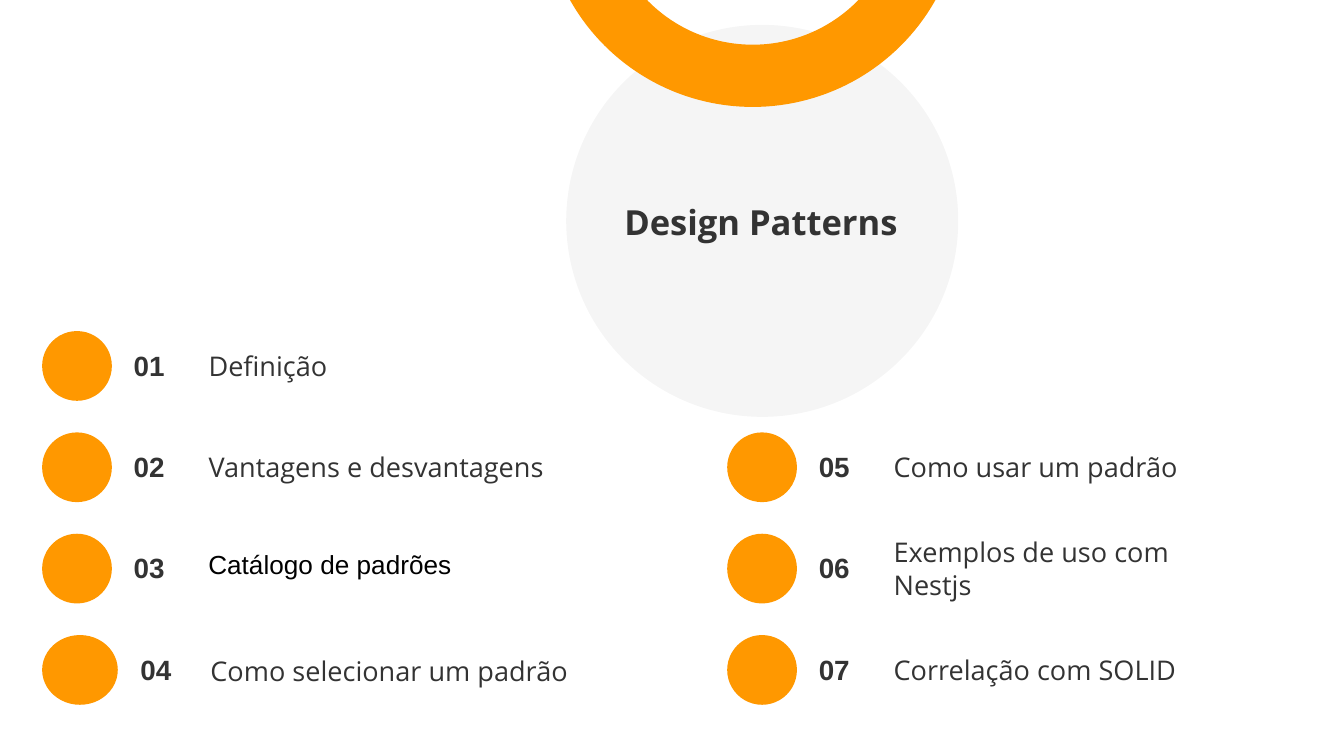
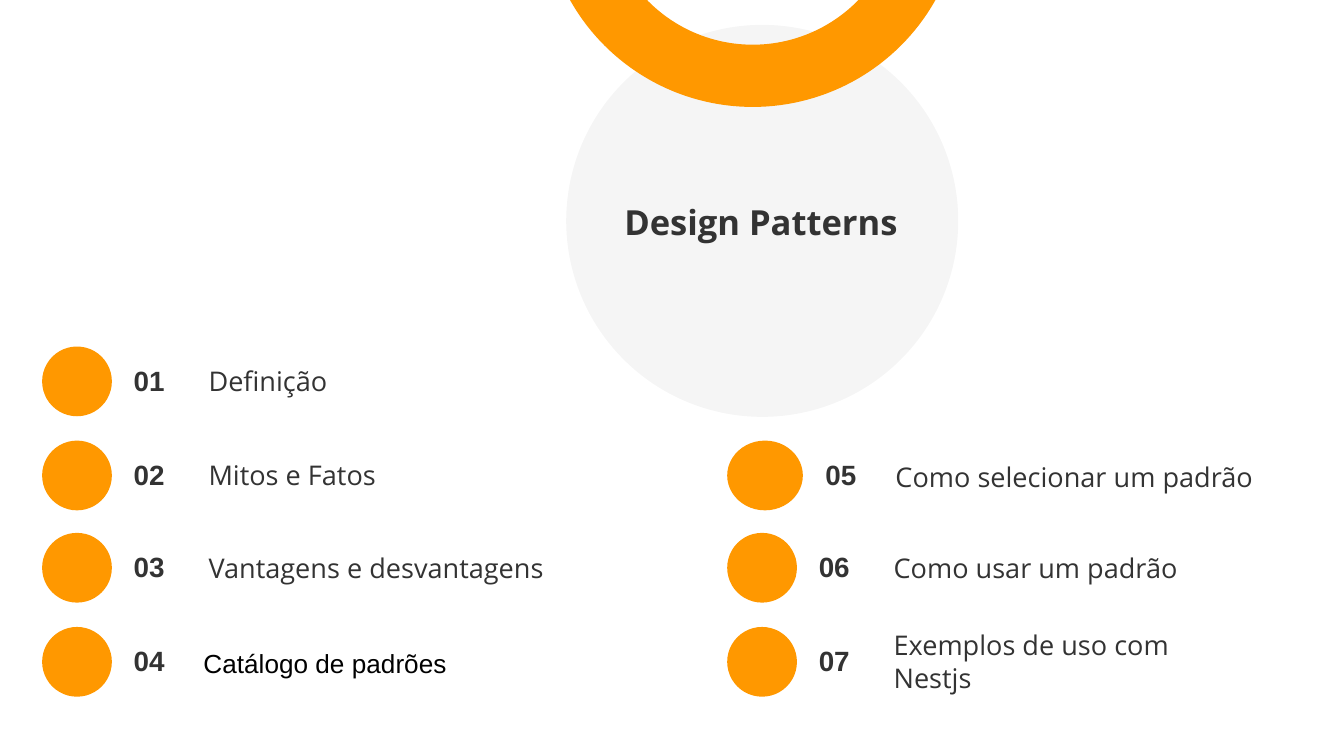
Before and after one commit to brunoduartec/workshops, a slide deck: slide 2 of Design Patterns/Design Patterns.pptx. Drawn at 1344x756 pixels with LibreOffice and Linux fonts; fonts in the diff are those of the drawing. Boxes give left, top, right and bottom in pixels: in the first picture for what was removed or moved away, otherwise in the second. Text is boxed around its words. In the diff, an @@ line names an element or a change of style, - is before the commit and + after.

```diff
--- a/Design Patterns/Design Patterns.pptx
+++ b/Design Patterns/Design Patterns.pptx
@@ 2 texts, 1 ellipse: place and size @@
-2 texts, 1 ellipse at (42,331,328,401)
+2 texts, 1 ellipse at (42,347,328,417)
@@ ellipse: place and size @@
-ellipse at (42,433,112,503)
+ellipse at (42,441,112,511)
@@ ellipse: place and size @@
-ellipse at (727,433,797,503)
+ellipse at (727,441,802,511)
@@ text "02": place and size @@
-text "02" at (134,457,165,478)
+text "02" at (134,465,165,486)
@@ text added at (209,465,376,486), 14.5 pt, text #333333 @@
+Mitos e Fatos
@@ text "05": place and size @@
-text "05" at (819,457,850,478)
+text "05" at (825,465,856,486)
@@ text "Como selecionar um padrão": place and size @@
-text "Como selecionar um padrão" at (210,660,567,688)
+text "Como selecionar um padrão" at (895,466,1253,494)
@@ text "Vantagens e desvantagens": place and size @@
-text "Vantagens e desvantagens" at (209,456,543,484)
+text "Vantagens e desvantagens" at (209,557,543,585)
@@ text "Como usar um padrão": place and size @@
-text "Como usar um padrão" at (894,456,1177,484)
+text "Como usar um padrão" at (894,557,1177,585)
@@ ellipse: place and size @@
-ellipse at (42,636,117,706)
+ellipse at (42,628,112,698)
@@ ellipse: place and size @@
-ellipse at (727,636,797,706)
+ellipse at (727,628,797,698)
@@ text "04": place and size @@
-text "04" at (140,660,171,681)
+text "04" at (134,651,165,672)
@@ text "Catálogo de padrões": place and size @@
-text "Catálogo de padrões" at (208,554,452,579)
+text "Catálogo de padrões" at (203,653,447,679)
@@ text "07": place and size @@
-text "07" at (819,660,850,681)
+text "07" at (819,651,850,672)
@@ text "Exemplos de uso com Nestjs": place and size @@
-text "Exemplos de uso com Nestjs" at (894,541,1168,602)
+text "Exemplos de uso com Nestjs" at (894,634,1168,695)
@@ text removed at (894,659,1176,687) @@
-Correlação com SOLID
```
Also in this commit, not shown: 3 other slides changed, 6 slides added, 10 slides removed, 3 other files.
